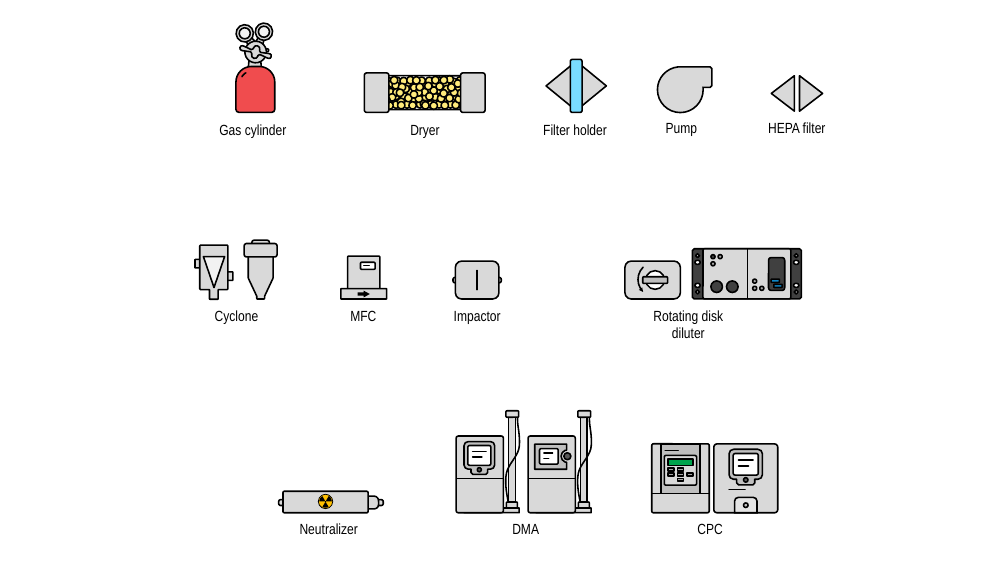
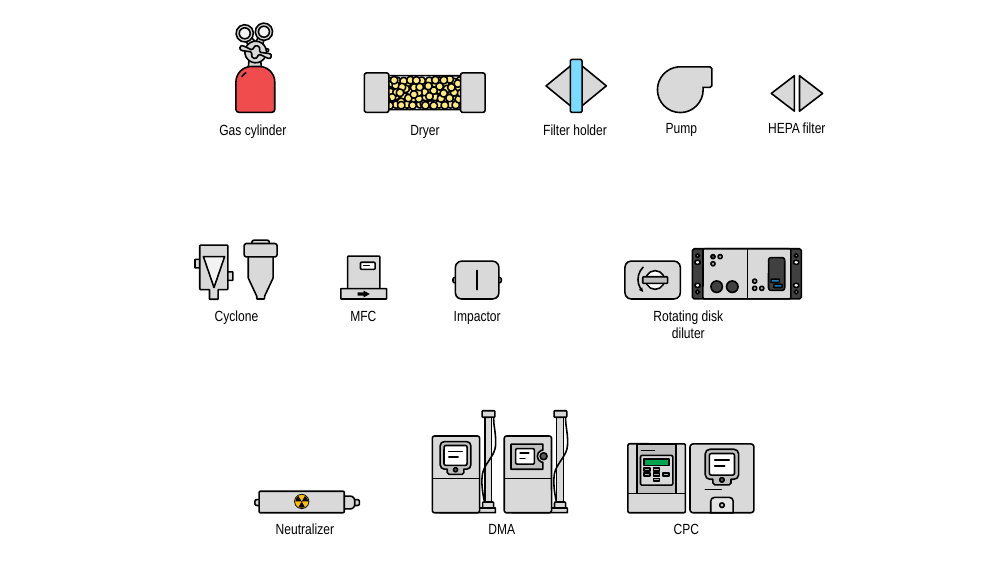
Before and after one commit to tsipkens/aerosol-icon-project, a slide deck: slide 1 of icons.pptx. Drawn at 1008x567 pixels with LibreOffice and Linux fonts; fonts in the diff are those of the drawing; background and template pictures are left out. Boxes give left, top, right and bottom in pixels: in the first picture for what was removed or moved away, otherwise in the second. Text is boxed around its words. In the diff, an @@ line names an element or a change of style, - is before the commit and + after.

Commit message:
Update icons

```diff
--- a/icons.pptx
+++ b/icons.pptx
@@ 17 freeform shapes, 15 rounded rectangles, 11 lines, 4 ellipses, 3 texts, 2 round same rects, 1 rectangle: place and size @@
-17 freeform shapes, 15 rounded rectangles, 11 lines, 4 ellipses, 3 texts, 2 round same rects, 1 rectangle at bbox=[279, 411, 778, 534]
+17 freeform shapes, 15 rounded rectangles, 11 lines, 4 ellipses, 3 texts, 2 round same rects, 1 rectangle at bbox=[255, 411, 755, 534]
```
